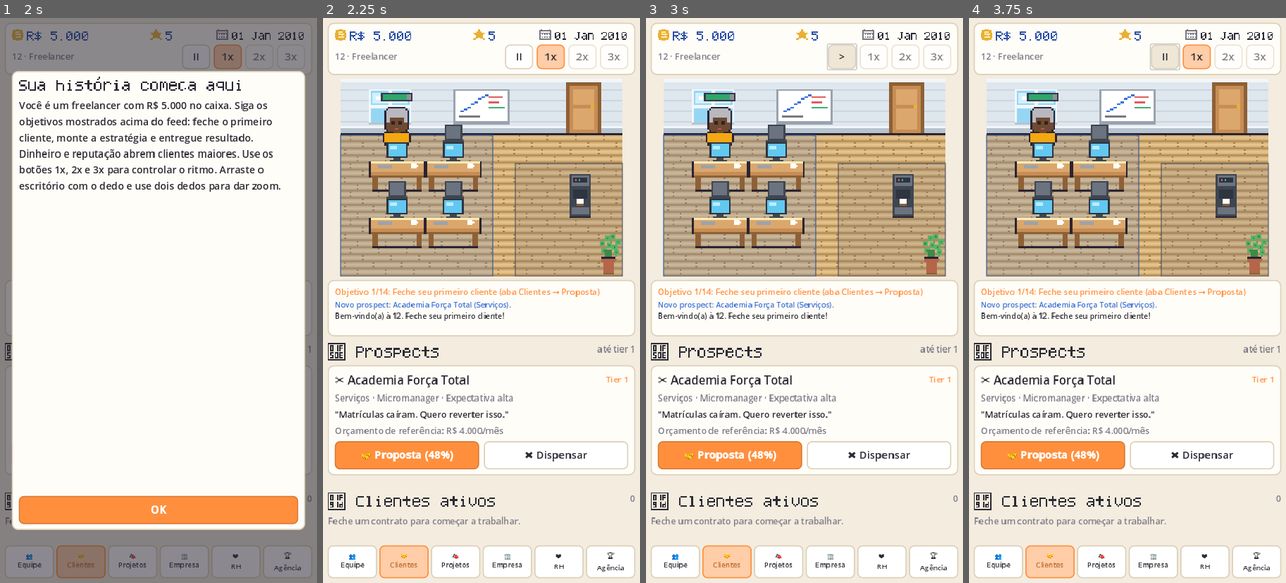
Above: before the commit, frames 1-4 (left to right).
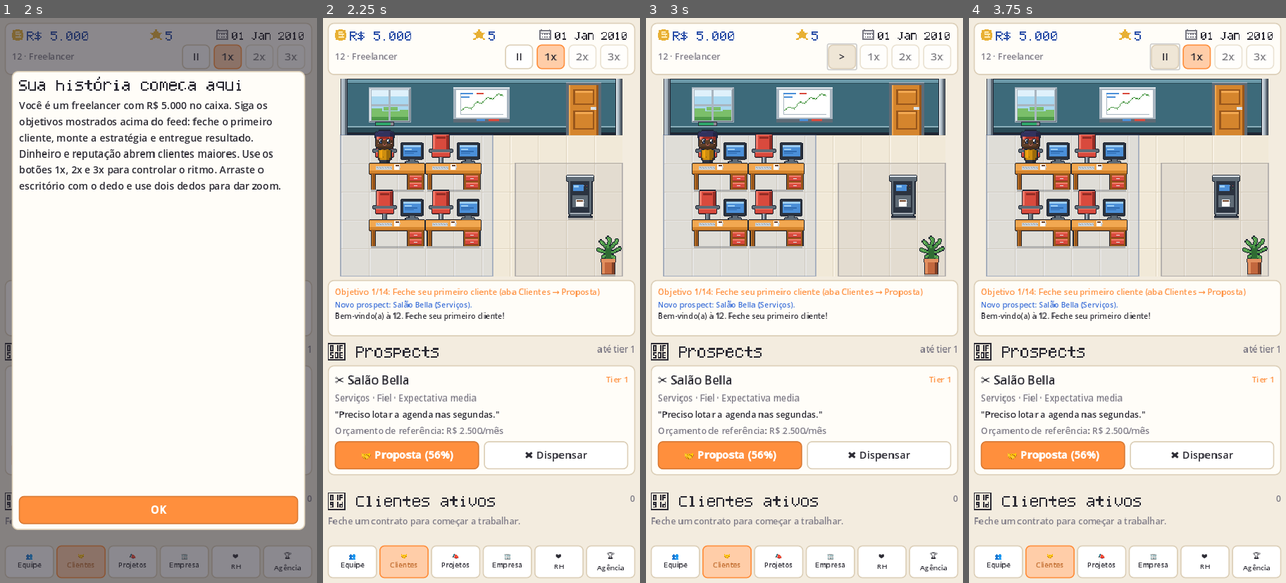
Above: after the commit, the same moments.

Repository: erikedusantanna/Growth-Story
Game: Godot game, scene res://src/ui/main.tscn
The game is run twice, just before and just after one commit, with the same random seed, the same clock (stepped at 60 frames per second) and the same inputs.
Inputs (mouse positions are in pixels of both pictures, inside the frame that each line leads up to):
- Up to frame 1 (2 s): click (158, 317) at 0.52 s; type "12" at 0.6 s; click (158, 373) at 0.75 s; type "12" at 0.83 s; click "🚀 Novo jogo" at 1.25 s
- Up to frame 2 (2.25 s): click "OK" at 2 s
- Up to frame 3 (3 s): click "II" at 2.75 s
- Up to frame 4 (3.75 s): click ">" at 3.5 s

Frame 1 is identical in both runs. In frame 2, 31% of the frame differs, in the area x 5-95%, y 10-78%; in frame 3, 31%; in frame 4, 31%.

Commit message:
Arte v2 no jogo: tile de 32 px, mobília nova e personagens em 4 direções
Substitui toda a arte placeholder (tile 16 px) pela arte v2 aprovada na
prova de estilo: contorno escuro, 3 tons por material, piso creme com
grade, parede azul-petróleo com pilares e mobília redesenhada (mesa com
gaveteiro, cadeiras, sofá, café, bebedouro, estante, quadros, porta,
ping-pong, divisórias, placa do RH, projetor, mesa de reunião, pets).

Personagens chibi 32×48 com rosto detalhado, 7 cabelos e óculos, em
folhas de 4 poses × 4 direções; as camadas pele/camisa/cabelo continuam
recoloríveis por funcionário (cinzas modulados), contorno + rosto + óculos
em camada fixa. `Employee.glasses` entra no modelo, na geração de
candidatos (25%) e no save.

Motor: `OfficeView` passa a TILE 32 (zoom 1×–2×), deslocamentos de cadeira,
pessoa sentada, porta, sala do RH, área dos pets, balões e toque
reescalados; `Worker` escolhe a direção pelo eixo dominante do movimento
(`_face`) e indexa o quadro por direção × 4 + pose; retrato do HUD recorta
a cabeça do quadro de frente; sala de treinamento em escala 1.

Geradores: `tools/gen_art.py` (arte v2, com `--export`, `--proof`,
`--sheet`, `--furniture`) e `tools/gen_icons.py` (ícones do HUD).

Validado com sim_test, ui_smoke_test e o tour de screenshots.

Co-Authored-By: Claude Fable 5.1 <noreply@anthropic.com>
Claude-Session: https://claude.ai/code/session_01VHKpn2xx3REFSoFH9J4JN9

Diff:
--- a/src/models/employee.gd
+++ b/src/models/employee.gd
@@ -5,7 +5,7 @@
 const ATTRS := ["creativity", "strategy", "performance", "communication", "management", "technology"]
 const SKIN_TONES := ["#f1d3b3", "#e0b48c", "#c68f63", "#9c6b45", "#6f4a30"]
 const HAIR_COLORS := ["#2a2432", "#4a2e1c", "#8a5a2b", "#c98a3a", "#e6c15a", "#b8b8c0", "#a34a4a", "#3b3b6e"]
-const HAIR_STYLES := 4
+const HAIR_STYLES := 7            # curto, longo, coque, rabo, cacheado, raspado, franja de lado
 const ATTR_NAMES := {
 	"creativity": "Criatividade", "strategy": "Estratégia", "performance": "Performance",
 	"communication": "Comunicação", "management": "Gestão", "technology": "Tecnologia",
@@ -29,6 +29,7 @@
 var skin: String = "#f1d3b3"
 var hair_style: int = 0
 var hair_color: String = "#4a2e1c"
+var glasses: bool = false
 var hired_on: int = -1                 # dia da contratação (-1 = candidato)
 var candidate_expires: int = 0         # dia em que o candidato some da lista
 var project_id: int = -1               # projeto atual (-1 = livre)
@@ -88,7 +89,7 @@
 		"id": id, "name": name, "role": role, "personality": personality, "is_founder": is_founder,
 		"attrs": attrs.duplicate(), "motivation": motivation, "stress": stress, "loyalty": loyalty,
 		"experience": experience, "potential": potential, "salary": salary, "career_level": career_level,
-		"age": age, "color": color, "skin": skin, "hair_style": hair_style, "hair_color": hair_color,
+		"age": age, "color": color, "skin": skin, "hair_style": hair_style, "hair_color": hair_color, "glasses": glasses,
 		"hired_on": hired_on, "candidate_expires": candidate_expires,
 		"project_id": project_id, "training_id": training_id, "busy_until": busy_until,
 		"busy_reason": busy_reason, "months_since_raise": months_since_raise,
@@ -116,8 +117,9 @@
 	e.age = int(d.get("age", 24))
 	e.color = d.get("color", "#e4572e")
 	e.skin = d.get("skin", SKIN_TONES[e.id % SKIN_TONES.size()])
-	e.hair_style = int(d.get("hair_style", e.id % 4))
+	e.hair_style = int(d.get("hair_style", e.id % HAIR_STYLES))
 	e.hair_color = d.get("hair_color", HAIR_COLORS[(e.id * 3) % HAIR_COLORS.size()])
+	e.glasses = bool(d.get("glasses", (e.id * 7) % 4 == 0))
 	e.hired_on = int(d.get("hired_on", -1))
 	e.candidate_expires = int(d.get("candidate_expires", 0))
 	e.project_id = int(d.get("project_id", -1))
--- a/src/office/office_view.gd
+++ b/src/office/office_view.gd
@@ -8,11 +8,11 @@
 ## Mobília comprada troca sprites (cadeira, mesa, café) ou ocupa slots; o RH contratado ganha
 ## um anexo com divisória, mesa e analista fixa; pets adotados passeiam pelo piso.
 
-const TILE := 16
+const TILE := 32
 const WALL_ROWS := 2
-const MAX_ZOOM := 4.0
-const DEFAULT_ZOOM_MIN := 2.0
-const DEFAULT_ZOOM_MAX := 3.0
+const MAX_ZOOM := 2.0
+const DEFAULT_ZOOM_MIN := 1.0
+const DEFAULT_ZOOM_MAX := 1.5
 const TAP_SLOP := 8.0
 const FURNITURE := {
 	"desk": "res://assets/art/furniture/desk.png",
@@ -36,14 +36,14 @@
 	"hr_sign": "res://assets/art/furniture/hr_sign.png",
 }
 ## Deslocamento vertical dos objetos de parede (a partir do topo da parede).
-const WALL_PROP_Y := {"window": 6, "whiteboard": 6, "shelf": 2, "door": 2, "goals_board": 6, "hr_sign": 9}
+const WALL_PROP_Y := {"window": 10, "whiteboard": 10, "shelf": 0, "door": 4, "goals_board": 10, "hr_sign": 18}
 ## Tapetes que agrupam as ilhas de mesas: cor de preenchimento por tinta do layout.
 const ZONE_TINTS := {
-	"cool": Color(0.31, 0.49, 0.82, 0.19),
-	"green": Color(0.26, 0.60, 0.37, 0.18),
-	"purple": Color(0.58, 0.42, 0.85, 0.19),
-	"warm": Color(0.96, 0.56, 0.26, 0.16),
-	"lounge": Color(0.39, 0.41, 0.52, 0.17),
+	"cool": Color(0.31, 0.49, 0.82, 0.11),
+	"green": Color(0.26, 0.60, 0.37, 0.10),
+	"purple": Color(0.58, 0.42, 0.85, 0.11),
+	"warm": Color(0.96, 0.56, 0.26, 0.09),
+	"lounge": Color(0.39, 0.41, 0.52, 0.10),
 }
 
 var world: Node2D
@@ -52,6 +52,7 @@
 var fx_layer: Node2D
 var floor_tex := preload("res://assets/art/tiles/floor_wood.png")
 var wall_tex := preload("res://assets/art/tiles/wall.png")
+var pillar_tex := preload("res://assets/art/tiles/wall_pillar.png")
 var layout: Dictionary = {}
 var desk_positions: Array = []
 var spot_positions: Array = []
@@ -163,11 +164,11 @@
 	desk_positions.clear()
 	spot_positions.clear()
 	var swaps := _visual_swaps()
-	door_pos = Vector2(float(data.get("width", 10)) * TILE - 24, WALL_ROWS * TILE + 8)
+	door_pos = Vector2(float(data.get("width", 10)) * TILE - 48, WALL_ROWS * TILE + 16)
 	for p in data.get("wall", []):
 		_add_wall_prop(String(p.type), float(p.x))
 		if p.type == "door":
-			door_pos = Vector2(float(p.x) * TILE + 10, WALL_ROWS * TILE + 6)
+			door_pos = Vector2(float(p.x) * TILE + 20, WALL_ROWS * TILE + 12)
 	# quadros comprados vão para os espaços livres da parede
 	var wall_slots: Array = data.get("wall_slots", [])
 	var wall_index := 0
@@ -178,9 +179,9 @@
 			wall_index += 1
 	for d in data.get("desks", []):
 		var bottom := Vector2(float(d[0]) * TILE, (float(d[1]) + 1.0) * TILE)
-		_add_furniture(swaps.get("chair", "chair"), bottom + Vector2(8, -20))
+		_add_furniture(swaps.get("chair", "chair"), bottom + Vector2(2, -26))
 		_add_furniture(swaps.get("desk", "desk"), bottom)
-		desk_positions.append(bottom + Vector2(16, -16))   # pés do personagem, atrás da mesa
+		desk_positions.append(bottom + Vector2(18, -22))   # pés do personagem, sentado à esquerda do monitor
 	for p in data.get("props", []):
 		_add_furniture(swaps.get(p.type, p.type), Vector2(float(p.pos[0]) * TILE, (float(p.pos[1]) + 1.0) * TILE))
 	for sp in data.get("spots", []):
@@ -217,8 +218,8 @@
 	var cap := Sprite2D.new()
 	cap.texture = load(FURNITURE["partition_top"])
 	cap.centered = false
-	cap.offset = Vector2(0, -6)
-	cap.position = Vector2(px, top + 2.0)
+	cap.offset = Vector2(0, -12)
+	cap.position = Vector2(px, top + 4.0)
 	scene_layer.add_child(cap)
 
 
@@ -241,14 +242,14 @@
 	var room: Dictionary = data["hr_room"]
 	var w := int(data.get("width", 10))
 	var h := int(data.get("height", 7))
-	var px := float(w) * TILE - 4.0
+	var px := float(w) * TILE - 8.0
 	var top := float(WALL_ROWS * TILE)
-	var bottom := float(h * TILE) - 22.0    # passagem no fim da divisória
+	var bottom := float(h * TILE) - 44.0    # passagem no fim da divisória
 	_add_divider(px, top, bottom)
 	_add_wall_prop("hr_sign", float(w) + float(room.get("sign_x", 1.5)))
 	var d: Array = room.get("desk", [1, 4])
 	var desk_bottom := Vector2(float(w + int(d[0])) * TILE, (float(d[1]) + 1.0) * TILE)
-	_add_furniture("chair_ergo", desk_bottom + Vector2(8, -20))
+	_add_furniture("chair_ergo", desk_bottom + Vector2(2, -26))
 	_add_furniture("desk", desk_bottom)
 	var pl: Array = room.get("plant", [3, h - 2])
 	_add_furniture("plant", Vector2(float(w + int(pl[0])) * TILE, (float(pl[1]) + 1.0) * TILE))
@@ -260,7 +261,7 @@
 	look.hair_style = 1
 	look.hair_color = "#4a2c1a"
 	look.color = "#ff8f3d"
-	hr_worker.setup(look, desk_bottom + Vector2(16, -16), [], 4242)
+	hr_worker.setup(look, desk_bottom + Vector2(18, -22), [], 4242)
 	hr_worker.static_pose = true
 	hr_worker.sitting = true
 	scene_layer.add_child(hr_worker)
@@ -340,6 +341,8 @@
 		world.draw_texture(wall_tex, Vector2(x * TILE, 0))
 		for y in range(WALL_ROWS, h):
 			world.draw_texture(floor_tex, Vector2(x * TILE, y * TILE))
+	world.draw_texture(pillar_tex, Vector2(0, 0))
+	world.draw_texture(pillar_tex, Vector2(w * TILE - pillar_tex.get_width(), 0))
 	for z in layout.get("zones", []):
 		var r: Array = z.get("rect", [])
 		if r.size() < 4:
@@ -382,7 +385,7 @@
 	var st: GameState = Game.state
 	var w := float(layout.get("width", 10)) * TILE
 	var h := float(layout.get("height", 7)) * TILE
-	var area := Rect2(10.0, WALL_ROWS * TILE + 10.0, w - 20.0, h - WALL_ROWS * TILE - 14.0)
+	var area := Rect2(20.0, WALL_ROWS * TILE + 20.0, w - 40.0, h - WALL_ROWS * TILE - 28.0)
 	for kind in st.pets:
 		if pets.has(kind):
 			continue
@@ -399,7 +402,7 @@
 		return
 	var label := Label.new()
 	label.text = text
-	label.add_theme_font_size_override("font_size", 7)
+	label.add_theme_font_size_override("font_size", 12)
 	label.z_index = 10
 	var color := UIKit.COLOR_TEXT
 	if kind == "good":
@@ -423,10 +426,10 @@
 		label.add_theme_color_override("font_outline_color", Color.WHITE)
 	fx_layer.add_child(label)
 	label.reset_size()
-	var start := worker.head_position() - Vector2(label.size.x * 0.5, 6)
+	var start := worker.head_position() - Vector2(label.size.x * 0.5, 10)
 	label.position = start
 	var tween := create_tween()
-	tween.tween_property(label, "position", start + Vector2(0, -10), 1.4).set_ease(Tween.EASE_OUT)
+	tween.tween_property(label, "position", start + Vector2(0, -18), 1.4).set_ease(Tween.EASE_OUT)
 	tween.parallel().tween_property(label, "modulate:a", 0.0, 1.4).set_delay(0.6)
 	tween.tween_callback(label.queue_free)
 
@@ -485,15 +488,15 @@
 func _tap(screen_pos: Vector2) -> void:
 	var local: Vector2 = (screen_pos - world.position) / world.scale.x
 	var best_id := -1
-	var best_dist := 26.0
+	var best_dist := 44.0
 	for id in workers:
 		var w: Worker = workers[id]
 		if not w.visible:
 			continue
-		# retângulo do sprite (24x32 acima dos pés), com folga para o dedo
-		var rect := Rect2(w.position + Vector2(-14, -40), Vector2(28, 44))
+		# retângulo do sprite (32x48 acima dos pés), com folga para o dedo
+		var rect := Rect2(w.position + Vector2(-20, -56), Vector2(40, 60))
 		if rect.has_point(local):
-			var d: float = (w.position + Vector2(0, -16)).distance_to(local)
+			var d: float = (w.position + Vector2(0, -24)).distance_to(local)
 			if d < best_dist:
 				best_dist = d
 				best_id = id
--- a/src/office/training_room.gd
+++ b/src/office/training_room.gd
@@ -3,11 +3,11 @@
 ## Mini sala de aula que aparece sobre o escritório enquanto alguém está em treinamento.
 ## Instrutor ao telão, alunos (os funcionários em curso) sentados nas mesas.
 
-const TILE := 16
+const TILE := 32
 const ROOM_W := 8
 const ROOM_H := 6
-const SCALE := 2.0
-const DESK_SLOTS := [Vector2(8, 60), Vector2(48, 60), Vector2(88, 60), Vector2(28, 88)]
+const SCALE := 1.0
+const DESK_SLOTS := [Vector2(16, 120), Vector2(96, 120), Vector2(176, 120), Vector2(56, 176)]
 
 var world: Node2D
 var scene_layer: Node2D
@@ -46,12 +46,12 @@
 	var projector := Sprite2D.new()
 	projector.texture = load("res://assets/art/furniture/projector.png")
 	projector.centered = false
-	projector.position = Vector2(8, 2)
+	projector.position = Vector2(16, 4)
 	world.add_child(projector)
 	var plant := Sprite2D.new()
 	plant.texture = load("res://assets/art/furniture/plant.png")
 	plant.centered = false
-	plant.position = Vector2(ROOM_W * TILE - 18, ROOM_H * TILE - 26)
+	plant.position = Vector2(ROOM_W * TILE - 36, ROOM_H * TILE - 52)
 	world.add_child(plant)
 	scene_layer = Node2D.new()
 	scene_layer.y_sort_enabled = true
@@ -63,7 +63,7 @@
 	look.hair_style = 3
 	look.hair_color = "#2a2432"
 	look.color = "#2b2a33"
-	instructor.setup(look, Vector2(ROOM_W * TILE - 30, 48), [], 1)
+	instructor.setup(look, Vector2(ROOM_W * TILE - 60, 96), [], 1)
 	instructor.static_pose = true
 	scene_layer.add_child(instructor)
 	visible = false
@@ -86,14 +86,14 @@
 		if w == null:
 			w = Worker.new()
 			var slot: Vector2 = DESK_SLOTS[index % DESK_SLOTS.size()]
-			w.setup(e, slot + Vector2(16, -16), [], e.id)
+			w.setup(e, slot + Vector2(18, -22), [], e.id)
 			w.static_pose = true
 			w.sitting = true
 			scene_layer.add_child(w)
 			var desk := Sprite2D.new()
 			desk.texture = load("res://assets/art/furniture/desk.png")
 			desk.centered = false
-			desk.offset = Vector2(0, -28)
+			desk.offset = Vector2(0, -56)
 			desk.position = slot
 			desk.name = "desk_%d" % e.id
 			scene_layer.add_child(desk)
--- a/src/office/worker.gd
+++ b/src/office/worker.gd
@@ -1,14 +1,16 @@
 class_name Worker
 extends Node2D
-## Personagem pixel art (24x32, visão 3/4) montado em camadas: contorno, pele, pernas, camisa, cabelo.
+## Personagem pixel art chibi (32x48, visão 3/4) montado em camadas: contorno (+ rosto e óculos), pele,
+## pernas, camisa e cabelo. A folha tem 4 poses por linha e 4 direções (frente, costas, esquerda, direita).
 ## A posição do nó é o pé do personagem (usada pelo y-sort do escritório).
 
 enum State { AT_DESK, WALKING, AT_SPOT, LEAVING, AWAY, RETURNING }
 enum Frame { IDLE, WALK_A, WALK_B, SIT }
+enum Dir { FRONT, BACK, LEFT, RIGHT }
 
 const WALK_SPEED := 26.0
 const FRAME_TIME := 0.18
-const SPRITE_OFFSET := Vector2(-12, -32)
+const SPRITE_OFFSET := Vector2(-16, -48)
 
 var employee_id: int = -1
 var employee_name: String = ""
@@ -28,6 +30,7 @@
 var static_pose := false   # sala de treinamento: fica parado na pose escolhida
 var sitting := false
 var morale := -1.0         # barra de moral sobre a cabeça (-1 = não mostra)
+var facing: int = Dir.FRONT
 
 
 func _ready() -> void:
@@ -35,6 +38,7 @@
 		var s := Sprite2D.new()
 		s.centered = false
 		s.hframes = 4
+		s.vframes = 4
 		s.offset = SPRITE_OFFSET
 		add_child(s)
 		layers[name] = s
@@ -56,8 +60,9 @@
 	if layers.is_empty():
 		return
 	var style: int = clampi(e.hair_style, 0, Employee.HAIR_STYLES - 1)
-	layers["outline"].texture = load("res://assets/art/characters/outline_%d.png" % style)
-	layers["hair"].texture = load("res://assets/art/characters/hair_%d.png" % style)
+	var tag := "%d%s" % [style, "g" if e.glasses else ""]
+	layers["outline"].texture = load("res://assets/art/characters/outline_%s.png" % tag)
+	layers["hair"].texture = load("res://assets/art/characters/hair_%s.png" % tag)
 	layers["skin"].texture = load("res://assets/art/characters/skin.png")
 	layers["legs"].texture = load("res://assets/art/characters/legs.png")
 	layers["shirt"].texture = load("res://assets/art/characters/shirt.png")
@@ -91,8 +96,7 @@
 func _process(delta: float) -> void:
 	var frame := Frame.IDLE
 	if static_pose:
-		for s in layers.values():
-			s.frame = Frame.SIT if sitting else Frame.IDLE
+		_apply_frame(Frame.SIT if sitting else Frame.IDLE)
 		return
 	match state:
 		State.AWAY:
@@ -109,7 +113,7 @@
 					wait_time = rng.randf_range(8.0, 20.0)
 			else:
 				position += dir.normalized() * WALK_SPEED * delta
-				_set_flip(dir.x < 0.0)
+				_face(dir)
 				frame_timer += delta
 				if frame_timer >= FRAME_TIME:
 					frame_timer = 0.0
@@ -118,6 +122,7 @@
 		State.AT_DESK:
 			wait_time -= delta
 			frame = Frame.SIT
+			facing = Dir.FRONT
 			if wait_time <= 0.0:
 				_pick_next()
 		State.AT_SPOT:
@@ -132,20 +137,26 @@
 				wait_time = rng.randf_range(3.0, 7.0) if state == State.AT_SPOT else rng.randf_range(8.0, 20.0)
 			else:
 				position += dir.normalized() * WALK_SPEED * delta
-				_set_flip(dir.x < 0.0)
+				_face(dir)
 				frame_timer += delta
 				if frame_timer >= FRAME_TIME:
 					frame_timer = 0.0
 					walk_frame = 1 - walk_frame
 				frame = Frame.WALK_A if walk_frame == 0 else Frame.WALK_B
-	for s in layers.values():
-		s.frame = frame
+	_apply_frame(frame)
 
 
-func _set_flip(flip: bool) -> void:
+## Escolhe a direção pela componente dominante do movimento.
+func _face(dir: Vector2) -> void:
+	if absf(dir.x) > absf(dir.y):
+		facing = Dir.LEFT if dir.x < 0.0 else Dir.RIGHT
+	else:
+		facing = Dir.BACK if dir.y < 0.0 else Dir.FRONT
+
+
+func _apply_frame(frame: int) -> void:
 	for s in layers.values():
-		s.flip_h = flip
-		s.offset = Vector2(-12, -32)
+		s.frame = facing * 4 + frame
 
 
 func _pick_next() -> void:
@@ -160,20 +171,19 @@
 		target = spots[rng.randi_range(0, spots.size() - 1)] + Vector2(rng.randf_range(-8, 8), rng.randf_range(0, 6))
 	else:
 		target = desk_pos
-	_set_flip(false)
 	state = State.WALKING
 
 
 func head_position() -> Vector2:
-	return position + Vector2(0, -34)
+	return position + Vector2(0, -50)
 
 
 ## Barra de moral (verde, amarela ou vermelha) flutuando sobre a cabeça.
 func _draw() -> void:
 	if static_pose or morale < 0.0:
 		return
-	var width := 16.0
-	var origin := Vector2(-8, -39)
+	var width := 20.0
+	var origin := Vector2(-10, -56)
 	var color := UIKit.COLOR_GREEN
 	if morale < 35.0:
 		color = UIKit.COLOR_RED
--- a/src/systems/employee_system.gd
+++ b/src/systems/employee_system.gd
@@ -98,6 +98,7 @@
 	var rng: RandomNumberGenerator = game.state.rng
 	e.skin = Employee.SKIN_TONES[rng.randi_range(0, Employee.SKIN_TONES.size() - 1)]
 	e.hair_style = rng.randi_range(0, Employee.HAIR_STYLES - 1)
+	e.glasses = rng.randf() < 0.25
 	e.hair_color = Employee.HAIR_COLORS[rng.randi_range(0, Employee.HAIR_COLORS.size() - 1)]
 
 
--- a/src/ui/ui_kit.gd
+++ b/src/ui/ui_kit.gd
@@ -175,13 +175,14 @@
 	var holder := Control.new()
 	holder.custom_minimum_size = Vector2(16 * scale, 16 * scale)
 	box.add_child(holder)
-	var region := Rect2(4, 0, 16, 16)
+	var region := Rect2(3, 0, 26, 26)   # cabeça do quadro parado de frente
 	var style_idx: int = clampi(e.hair_style, 0, Employee.HAIR_STYLES - 1)
+	var tag := "%d%s" % [style_idx, "g" if e.glasses else ""]
 	var layers := [
-		["res://assets/art/characters/outline_%d.png" % style_idx, Color.WHITE],
 		["res://assets/art/characters/skin.png", Color(e.skin)],
 		["res://assets/art/characters/shirt.png", Color(e.color)],
-		["res://assets/art/characters/hair_%d.png" % style_idx, Color(e.hair_color)],
+		["res://assets/art/characters/hair_%s.png" % tag, Color(e.hair_color)],
+		["res://assets/art/characters/outline_%s.png" % tag, Color.WHITE],
 	]
 	for layer in layers:
 		var atlas := AtlasTexture.new()
Binary file changed: assets/art/characters/hair_0.png
Binary file added: assets/art/characters/hair_0g.png
Not shown, added: assets/art/characters/hair_0g.png.import
Binary file changed: assets/art/characters/hair_1.png
Binary file added: assets/art/characters/hair_1g.png
Not shown, added: assets/art/characters/hair_1g.png.import
Binary file changed: assets/art/characters/hair_2.png
Binary file added: assets/art/characters/hair_2g.png
Not shown, added: assets/art/characters/hair_2g.png.import
Binary file changed: assets/art/characters/hair_3.png
Binary file added: assets/art/characters/hair_3g.png
Not shown, added: assets/art/characters/hair_3g.png.import
(and 72 more such lines)
